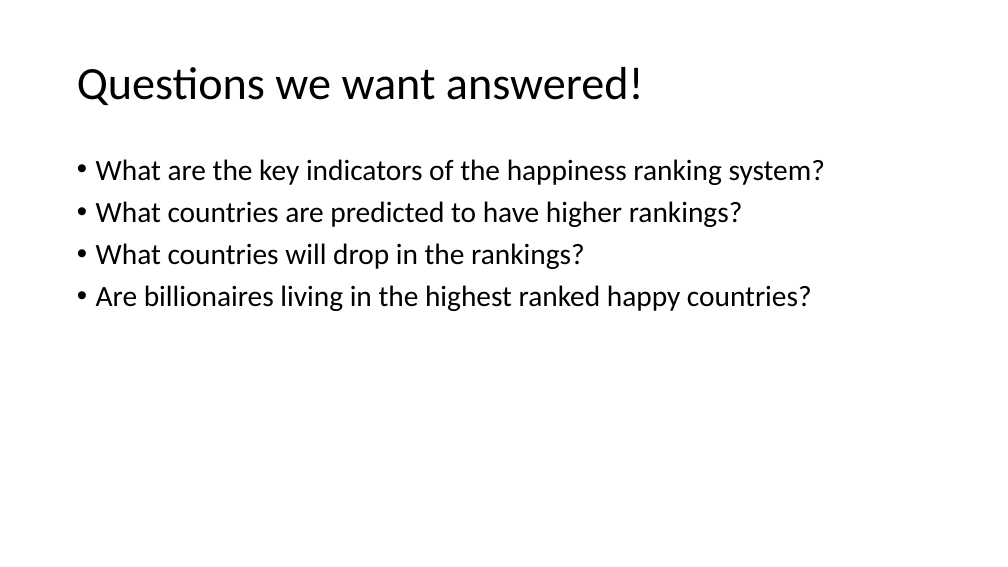
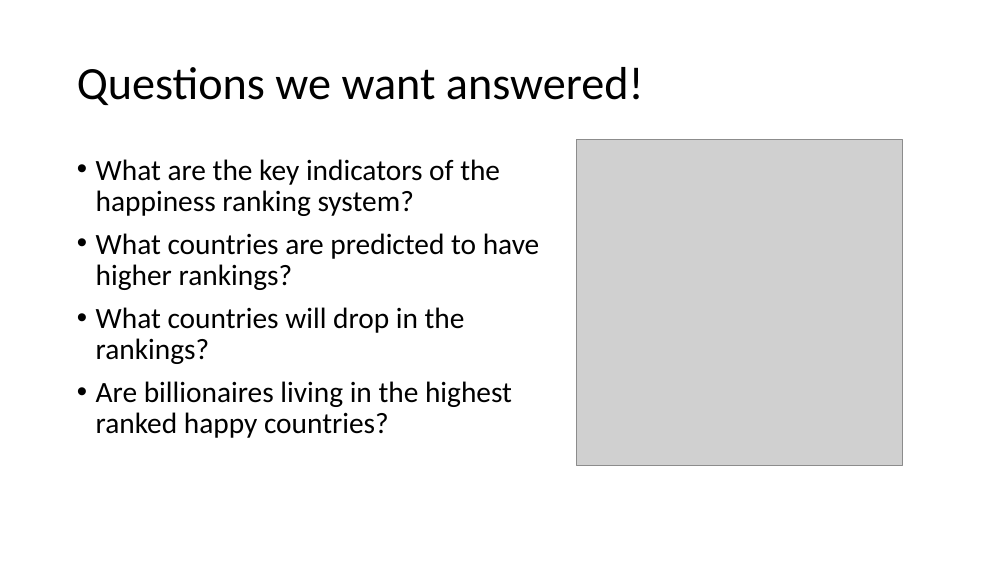
Before and after one commit to ssyed21/final-project, a slide deck: slide 5 of UCB_Bootcamp_Final.pptx. Drawn at 1008x567 pixels with LibreOffice and Linux fonts; fonts in the diff are those of the drawing; grey boxes stand for pictures. Boxes give left, top, right and bottom in pixels: in the first picture for what was removed or moved away, otherwise in the second. Text is boxed around its words. In the diff, an @@ line names an element or a change of style, - is before the commit and + after.

Commit message:
presentation images added

```diff
--- a/UCB_Bootcamp_Final.pptx
+++ b/UCB_Bootcamp_Final.pptx
@@ picture added at <box>576,140,902,466</box> @@
@@ text "What are the key indicators ..." rewrapped from <box>96,159,825,311</box> to <box>96,159,540,438</box> @@
```
Also in this commit, not shown: 2 other slides changed.
